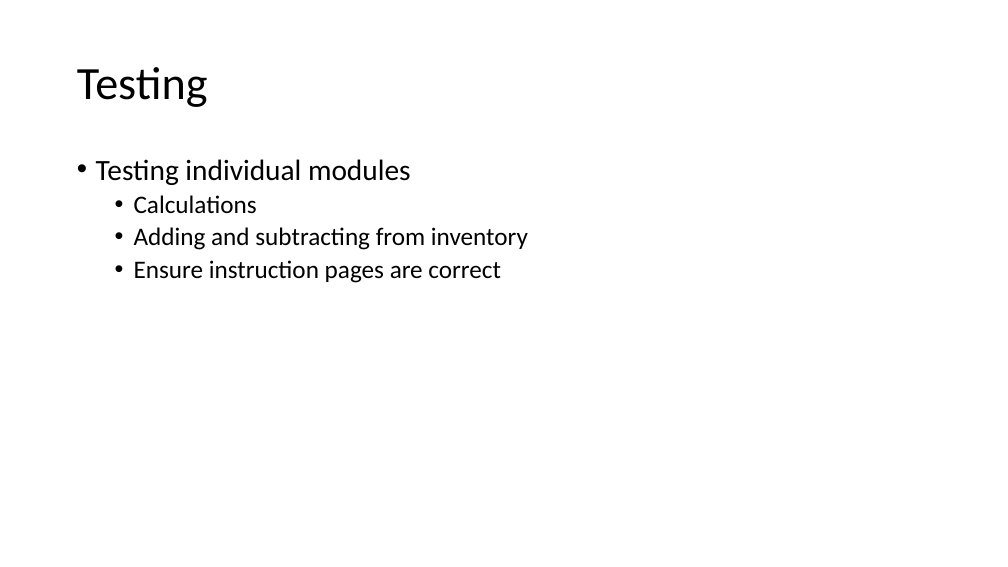
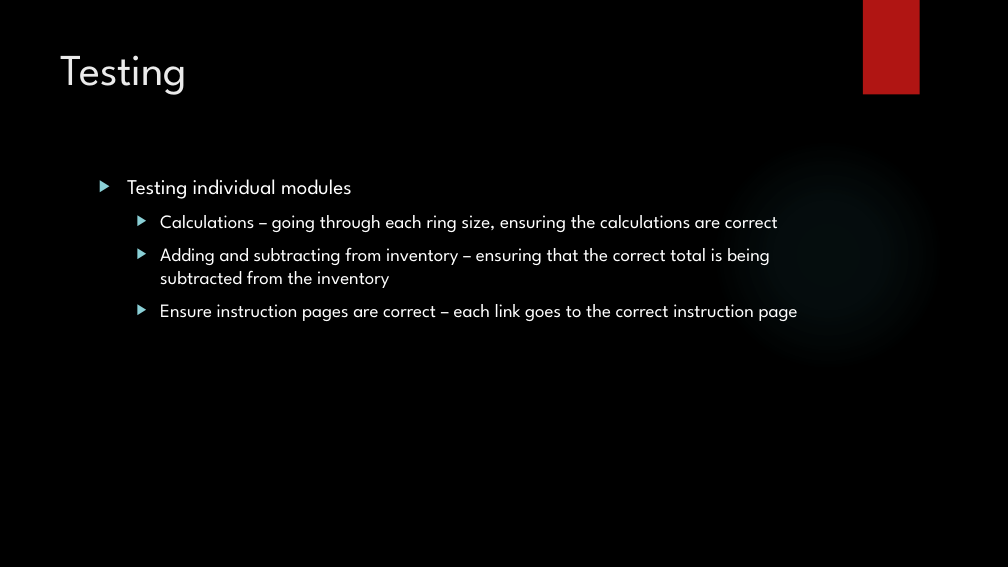
Before and after one commit to kate199696/SeniorProject, a slide deck: slide 5 of presentation/designpres.pptx (slide 4 before the commit). Drawn at 1008x567 pixels with LibreOffice and Linux fonts; fonts in the diff are those of the drawing; background and template pictures are left out. Boxes give left, top, right and bottom in pixels: in the first picture for what was removed or moved away, otherwise in the second. Text is boxed around its words. In the diff, an @@ line names an element or a change of style, - is before the commit and + after.

```diff
--- a/presentation/designpres.pptx
+++ b/presentation/designpres.pptx
@@ background #FFFFFF to picture (left out) @@
@@ rectangle added at (863, 0, 920, 95), fill #B01513 @@
@@ title "Testing": place and size @@
-title "Testing" at (77, 67, 208, 107)
+title "Testing" at (61, 55, 187, 95)
@@ title "Testing" at (61, 55, 187, 95): size 44 to 42 pt, font Calibri to League Spartan, text colour #000000 to #EBEBEB; line spacing 0.9 to 1; vertical alignment middle to top @@
@@ ellipse added at (712, 138, 944, 371), fill gradient #50B9C1 @@
@@ text "Testing individual modules": place and size @@
-text "Testing individual modules" at (96, 159, 528, 283)
+text "Testing individual modules" at (127, 179, 798, 321)
@@ text at (127, 179, 352, 199): size 28 to 20 pt, font Calibri to League Spartan, text colour #000000 to #FFFFFF in "Testing individual modules"; bullet • to ▶; line spacing 0.9 to 1 @@
@@ text at (160, 215, 798, 321): text changed; size 24 to 18 pt; font Calibri to League Spartan; text colour #000000 to #FFFFFF @@
-  • Calculations
-  • Adding and subtracting from inventory
-  • Ensure instruction pages are correct
+  ▶ Calculations – going through each ring size, ensuring the calculations are correct
+  ▶ Adding and subtracting from inventory – ensuring that the correct total is being subtracted from the inventory
+  ▶ Ensure instruction pages are correct – each link goes to the correct instruction page
```
Also in this commit, not shown: 10 other slides changed, 3 slides added, 3 other files.
